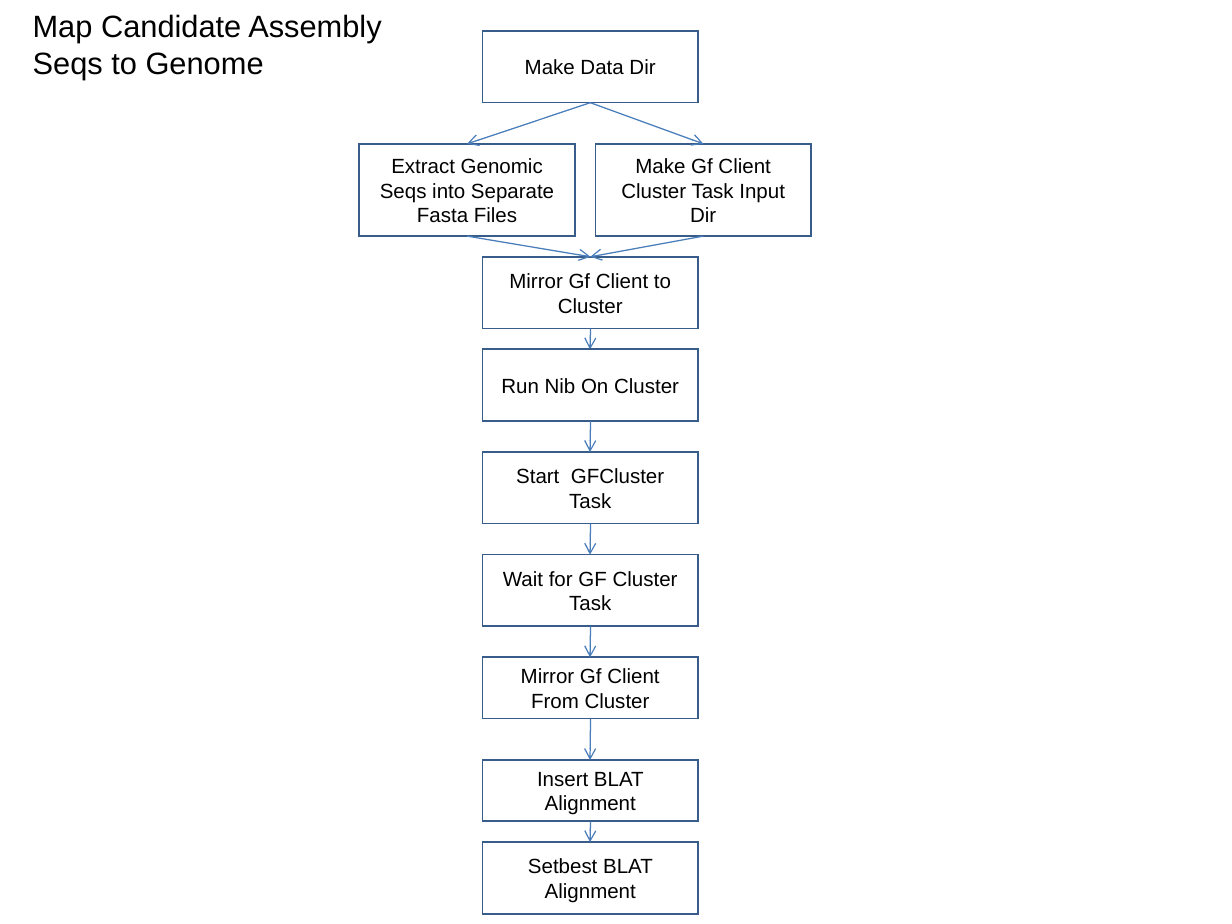
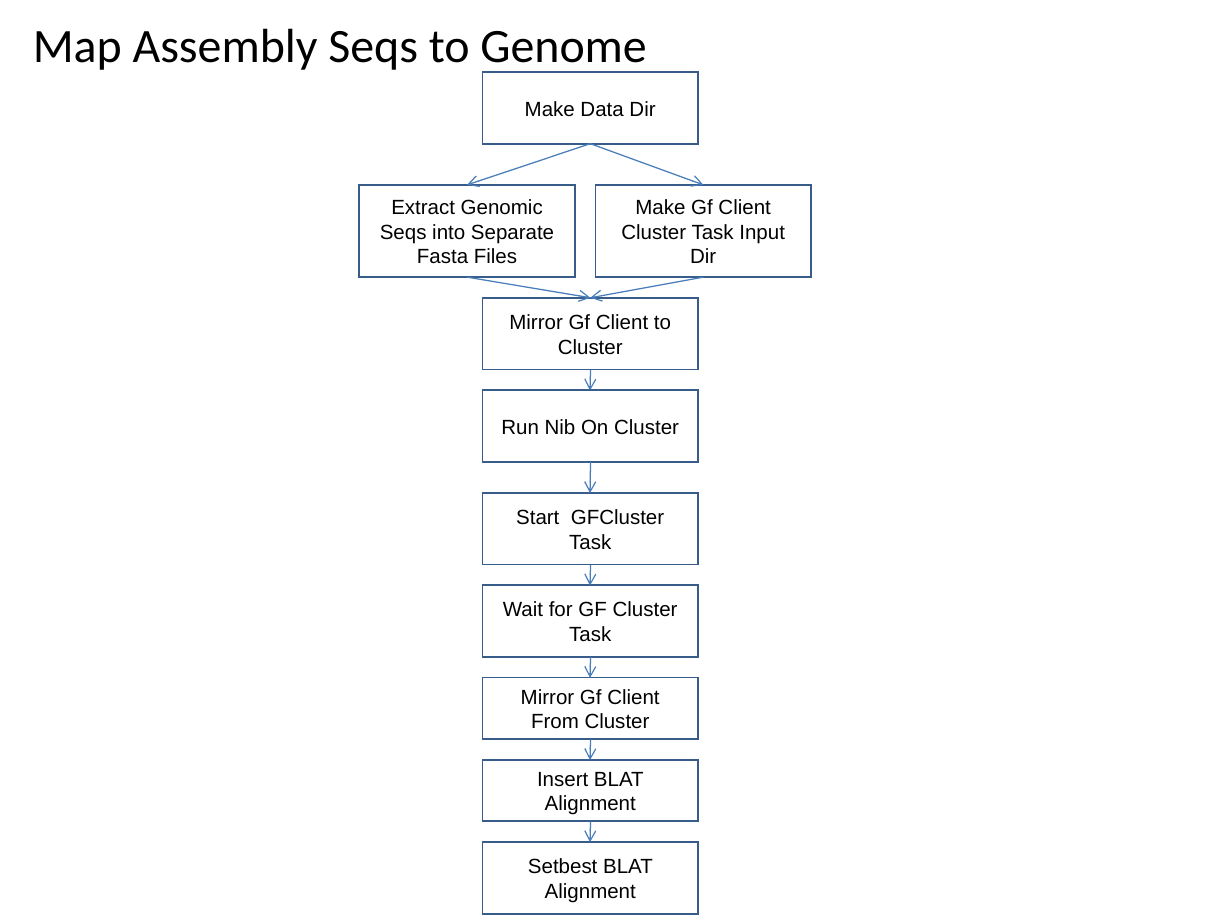
Before and after one commit to VEuPathDB/ApiCommonWorkflow, a slide deck: slide 20 of Main/doc/IntegratedWorkflow.ppt (slide 19 before the commit). Drawn at 1232x924 pixels with LibreOffice and Linux fonts; fonts in the diff are those of the drawing. Boxes give left, top, right and bottom in pixels: in the first picture for what was removed or moved away, otherwise in the second. Text is boxed around its words. In the diff, an @@ line names an element or a change of style, - is before the commit and + after.

```diff
--- a/Main/doc/IntegratedWorkflow.ppt
+++ b/Main/doc/IntegratedWorkflow.ppt
@@ title "Map Assembly Seqs to Genome" at bbox=[33, 28, 646, 74]: vertical alignment top to middle @@
@@ title at bbox=[33, 28, 646, 74]: text changed; size 18 to 28 pt; font Arial to Calibri @@
-Map Candidate Assembly
-Seqs to Genome
+Map Assembly Seqs to Genome
@@ 6 rectangles, 6 arrows: place and size @@
-6 rectangles, 6 arrows at bbox=[360, 31, 811, 524]
+6 rectangles, 6 arrows at bbox=[360, 71, 811, 564]
@@ arrow moved from (590, 524) - (590, 554) to (590, 564) - (590, 585) @@
@@ rectangle "Wait for GF Cluster Task": place and size @@
-rectangle "Wait for GF Cluster Task" at bbox=[483, 554, 699, 626]
+rectangle "Wait for GF Cluster Task" at bbox=[483, 585, 699, 657]
@@ arrow moved from (590, 626) - (590, 658) to (590, 657) - (590, 678) @@
@@ rectangle "Mirror Gf Client From Cluster": place and size @@
-rectangle "Mirror Gf Client From Cluster" at bbox=[483, 657, 699, 718]
+rectangle "Mirror Gf Client From Cluster" at bbox=[483, 678, 699, 739]
@@ arrow moved from (590, 718) - (590, 760) to (590, 739) - (590, 760) @@
```
Also in this commit, not shown: 29 other slides changed, 1 slide added.
